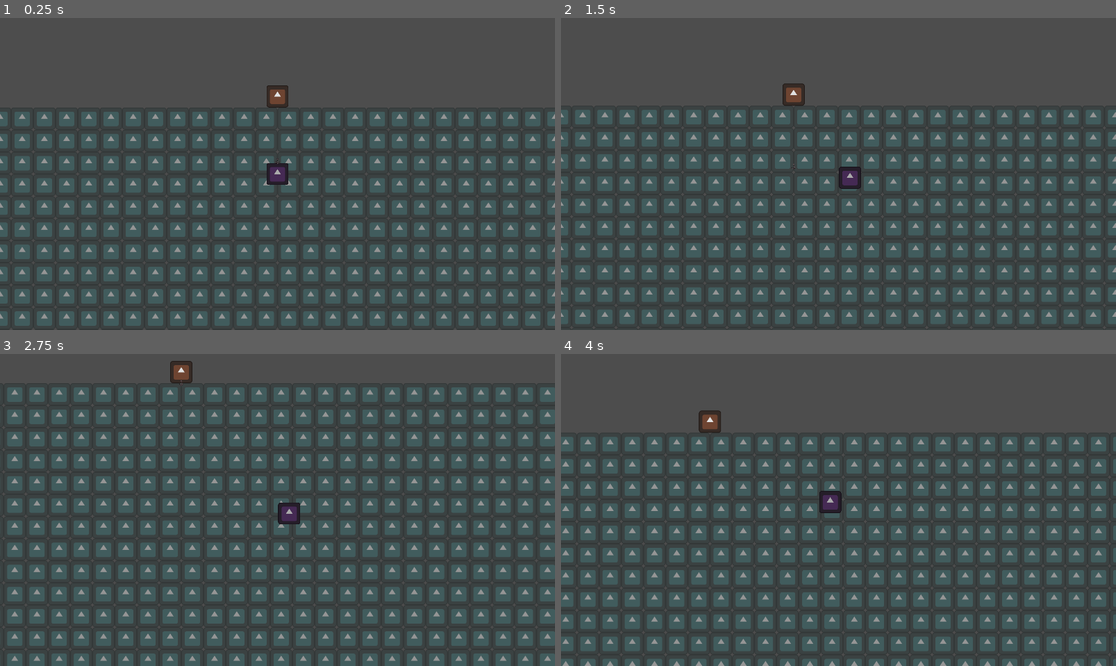
Above: before the commit, frames 1-4 (two rows, left to right).
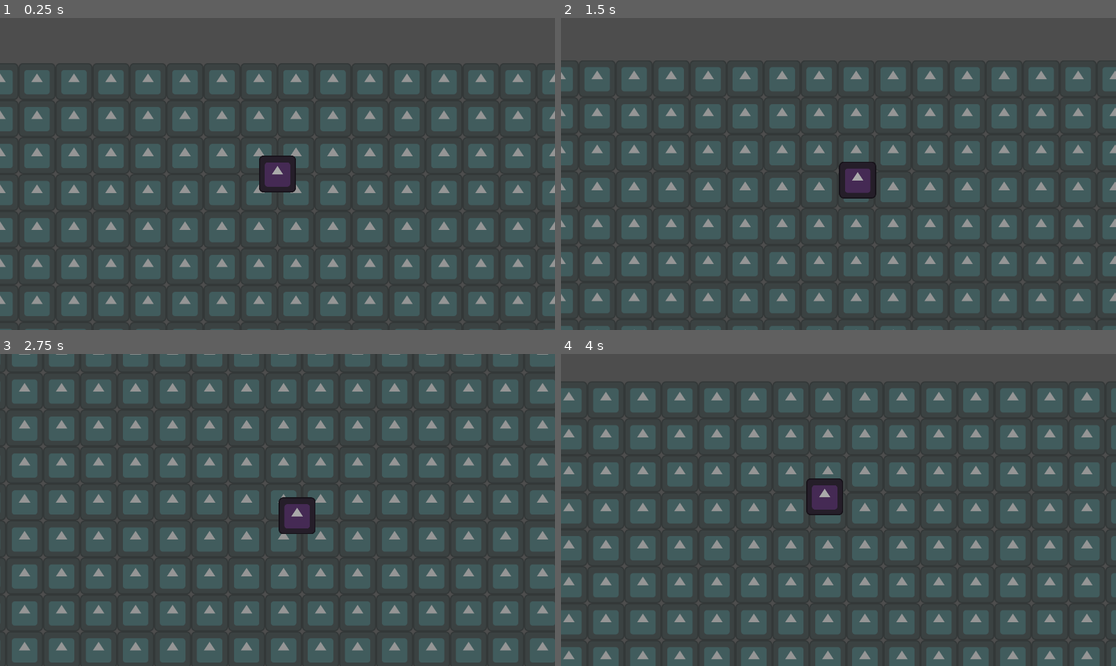
Above: after the commit, the same moments.

Repository: alfroids/tidal-storm
Game: Godot game, scene res://scenes/levels/main.tscn
The game is run twice, just before and just after one commit, with the same random seed, the same clock (stepped at 60 frames per second) and the same inputs. This scene is started directly instead of the project's main scene. The engine's default icon, where the game draws it, is replaced by a stand-in: a white triangle on a blue panel in a dark square.
Inputs:
- Up to frame 1 (0.25 s): no input
- Up to frame 2 (1.5 s): tap Enter at 0.5 s; hold D (move_right) 0.53-1.28 s; hold S (move_down) from 1.28 s (still down)
- Up to frame 3 (2.75 s): release S (move_down) at 2.03 s; hold D (move_right) from 2.03 s (still down)
- Up to frame 4 (4 s): release D (move_right) at 2.78 s; hold W (move_up) 2.78-3.53 s; hold A (move_left) from 3.53 s (still down)

The runs differ from the first frame. In frame 1, 38% of the frame differs, in the area x 0-100%, y 14-100%; in frame 2, 37%; in frame 3, 46%, in the area x 0-100%, y 0-100%; in frame 4, 39%.

Commit message:
Create BoatManager and Rework Boat and Hook

Diff:
--- /dev/null
+++ b/scenes/boat-manager/boat-manager.gd
@@ -0,0 +1,30 @@
+extends Node2D
+
+
+@export var boat_scene: PackedScene
+
+@onready var spawn_locations: Array[Marker2D] = [
+	$SpawnLocation1 as Marker2D,
+	$SpawnLocation2 as Marker2D,
+]
+@onready var move_location: PathFollow2D = $MovePath/MoveLocation as PathFollow2D
+
+
+func _ready() -> void:
+	spawn_boat()
+
+
+func spawn_boat() -> void:
+	var spawn_location: Marker2D = spawn_locations.pick_random()
+	var boat: Boat = boat_scene.instantiate() as Boat
+	boat.global_position = spawn_location.global_position
+	boat.moved.connect(boat.throw_hook)
+	boat.pulled_hook.connect(move_boat)
+	add_child(boat)
+	move_boat(boat)
+
+
+func move_boat(boat: Boat) -> void:
+	move_location.progress_ratio = randf()
+	var pos: Vector2 = move_location.global_position
+	boat.move_to(pos)
--- /dev/null
+++ b/scenes/boat-manager/boat-manager.tscn
@@ -0,0 +1,28 @@
+[gd_scene load_steps=4 format=3 uid="uid://ye3rq14ioe58"]
+
+[ext_resource type="Script" path="res://scenes/boat-manager/boat-manager.gd" id="1_p4776"]
+[ext_resource type="PackedScene" uid="uid://cgnkemcb2towe" path="res://scenes/boat/boat.tscn" id="2_1vqm6"]
+
+[sub_resource type="Curve2D" id="Curve2D_1ig5l"]
+_data = {
+"points": PackedVector2Array(0, 0, 0, 0, -704, 0, 0, 0, 0, 0, 704, 0)
+}
+point_count = 2
+
+[node name="BoatManager" type="Node2D"]
+script = ExtResource("1_p4776")
+boat_scene = ExtResource("2_1vqm6")
+
+[node name="SpawnLocation1" type="Marker2D" parent="."]
+position = Vector2(-832, 0)
+
+[node name="SpawnLocation2" type="Marker2D" parent="."]
+position = Vector2(832, 0)
+
+[node name="MovePath" type="Path2D" parent="."]
+curve = SubResource("Curve2D_1ig5l")
+
+[node name="MoveLocation" type="PathFollow2D" parent="MovePath"]
+position = Vector2(-704, 0)
+
+[node name="Camera2D" type="Camera2D" parent="."]
--- a/scenes/boat/boat.gd
+++ b/scenes/boat/boat.gd
@@ -1,7 +1,9 @@
 class_name Boat
-extends Sprite2D
+extends Node2D
 
 
+signal moved()
+#signal threw_hook()
 signal pulled_hook(boat: Boat)
 
 const SPEED: float = 200.0
@@ -10,26 +12,40 @@
 @export_range(0.0, 2000.0, 10.0, "or_greater", "suffix:px") var min_depth: float = 200.0
 @export_range(0.0, 2000.0, 10.0, "or_greater", "suffix:px") var max_depth: float = 2000.0
 
+var hook: Hook
+
 @onready var hook_spawn: Marker2D = $HookSpawn as Marker2D
+@onready var hook_timer: Timer = $HookTimer as Timer
 
 
-func _ready() -> void:
-	launch_hook()
-
-
-func move_to(x: float) -> void:
+func move_to(pos: Vector2) -> void:
 	var tween: Tween = get_tree().create_tween()
 	tween.tween_property(
 		self,
 		^"global_position",
-		Vector2(x, global_position.y),
-		x / SPEED,
+		pos,
+		global_position.distance_to(pos) / SPEED,
 	).set_trans(Tween.TRANS_QUAD).set_ease(Tween.EASE_IN_OUT)
-	tween.finished.connect(launch_hook)
+	await tween.finished
+	moved.emit()
 
 
-func launch_hook() -> void:
-	var hook: Hook = hook_scene.instantiate() as Hook
+func throw_hook() -> void:
+	if is_instance_valid(hook):
+		return
+
+	hook = hook_scene.instantiate() as Hook
 	hook.target_depth = randf_range(min_depth, max_depth)
-	hook.pulled.connect(pulled_hook.emit.bind(self))
 	hook_spawn.add_child(hook)
+	hook.throw()
+	await hook.thrown
+	hook_timer.start()
+
+
+func pull_hook() -> void:
+	if not is_instance_valid(hook):
+		return
+
+	hook.pull()
+	await hook.pulled
+	pulled_hook.emit(self)
--- a/scenes/boat/boat.tscn
+++ b/scenes/boat/boat.tscn
@@ -9,11 +9,19 @@
 shader = ExtResource("1_7yvaq")
 shader_parameter/NewColor = Color(0.882353, 0.341176, 0.105882, 1)
 
-[node name="Boat" type="Sprite2D"]
-material = SubResource("ShaderMaterial_e7i5e")
-texture = ExtResource("2_ka30x")
+[node name="Boat" type="Node2D"]
 script = ExtResource("3_u6p7u")
 hook_scene = ExtResource("4_es6nh")
 
+[node name="Sprite2D" type="Sprite2D" parent="."]
+material = SubResource("ShaderMaterial_e7i5e")
+position = Vector2(0, -64)
+texture = ExtResource("2_ka30x")
+
 [node name="HookSpawn" type="Marker2D" parent="."]
-position = Vector2(0, 64)
+
+[node name="HookTimer" type="Timer" parent="."]
+wait_time = 5.0
+one_shot = true
+
+[connection signal="timeout" from="HookTimer" to="." method="pull_hook"]
--- a/scenes/hook/hook.gd
+++ b/scenes/hook/hook.gd
@@ -2,16 +2,15 @@
 extends Area2D
 
 
+signal thrown()
 signal pulled()
 
 const SPEED: float = 400.0
 
 var target_depth: float = 800.0
 
-@onready var pull_timer: Timer = $PullTimer as Timer
 
-
-func _ready() -> void:
+func throw() -> void:
 	var tween: Tween = get_tree().create_tween()
 	tween.tween_property(
 		self,
@@ -19,10 +18,11 @@
 		target_depth * Vector2.DOWN,
 		target_depth / SPEED,
 	).set_trans(Tween.TRANS_BACK).set_ease(Tween.EASE_OUT)
-	tween.finished.connect(pull_timer.start)
+	await tween.finished
+	thrown.emit()
 
 
-func _on_pull_timer_timeout() -> void:
+func pull() -> void:
 	var tween: Tween = get_tree().create_tween()
 	tween.tween_property(
 		self,
@@ -30,7 +30,6 @@
 		Vector2.ZERO,
 		target_depth / SPEED,
 	).set_trans(Tween.TRANS_QUAD).set_ease(Tween.EASE_IN)
-	tween.finished.connect(func():
-		pulled.emit()
-		queue_free()
-	)
+	await tween.finished
+	pulled.emit()
+	queue_free()
--- a/scenes/hook/hook.tscn
+++ b/scenes/hook/hook.tscn
@@ -22,7 +22,3 @@
 
 [node name="CollisionShape2D" type="CollisionShape2D" parent="."]
 shape = SubResource("CircleShape2D_eythh")
-
-[node name="PullTimer" type="Timer" parent="."]
-
-[connection signal="timeout" from="PullTimer" to="." method="_on_pull_timer_timeout"]
--- a/scenes/levels/main.tscn
+++ b/scenes/levels/main.tscn
@@ -3,7 +3,7 @@
 [ext_resource type="Shader" uid="uid://clqjl3sufgdba" path="res://assets/shaders/recolor.tres" id="1_16qyo"]
 [ext_resource type="Texture2D" uid="uid://dc2g5hdov4cvd" path="res://assets/icon.svg" id="2_k0hvx"]
 [ext_resource type="PackedScene" uid="uid://bb21uipacresu" path="res://scenes/fish/fish.tscn" id="3_eg6kt"]
-[ext_resource type="PackedScene" uid="uid://cgnkemcb2towe" path="res://scenes/boat/boat.tscn" id="4_bkai7"]
+[ext_resource type="PackedScene" uid="uid://ye3rq14ioe58" path="res://scenes/boat-manager/boat-manager.tscn" id="5_gj485"]
 
 [sub_resource type="ShaderMaterial" id="ShaderMaterial_e5g6v"]
 shader = ExtResource("1_16qyo")
@@ -37,9 +37,18 @@
 position = Vector2(0, 384)
 
 [node name="Camera2D" type="Camera2D" parent="Fish"]
-zoom = Vector2(0.6, 0.6)
 process_callback = 0
 position_smoothing_enabled = true
 
-[node name="Boat" parent="." instance=ExtResource("4_bkai7")]
-position = Vector2(0, -64)
+[node name="BoatManager" parent="." instance=ExtResource("5_gj485")]
+
+[node name="SpawnLocation1" parent="BoatManager" index="0"]
+position = Vector2(-2944, 0)
+
+[node name="SpawnLocation2" parent="BoatManager" index="1"]
+position = Vector2(2944, 0)
+
+[node name="MoveLocation" parent="BoatManager/MovePath" index="0"]
+position = Vector2(-2560, 0)
+
+[editable path="BoatManager"]
